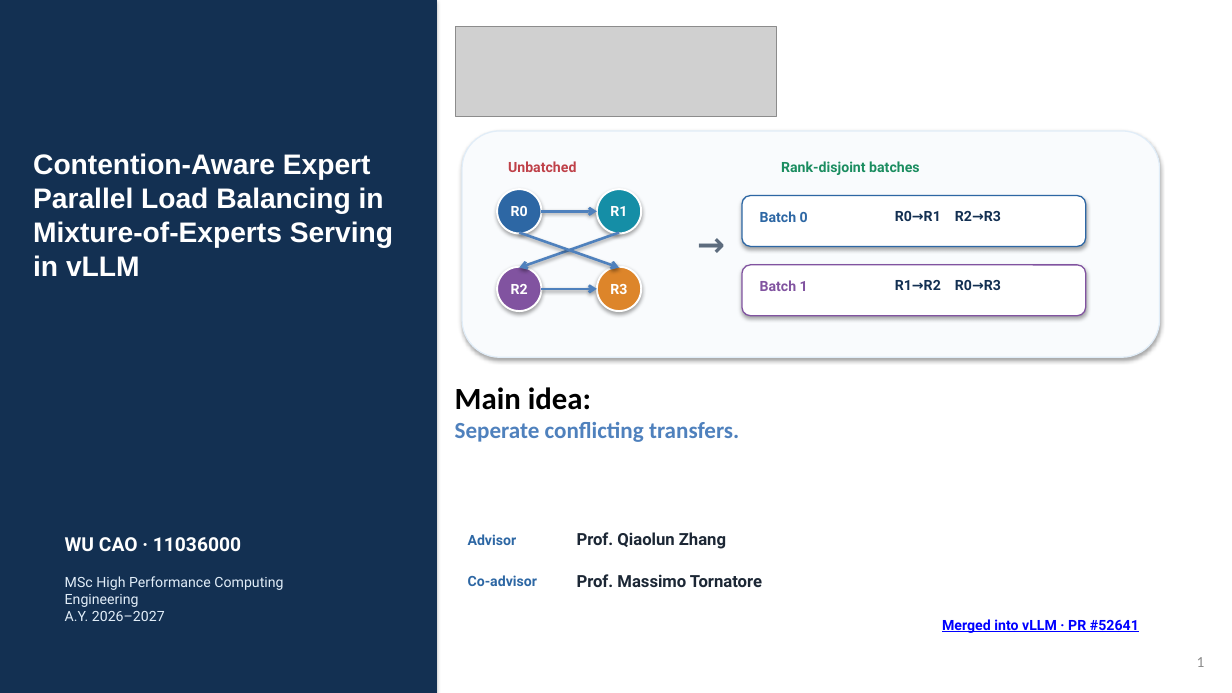
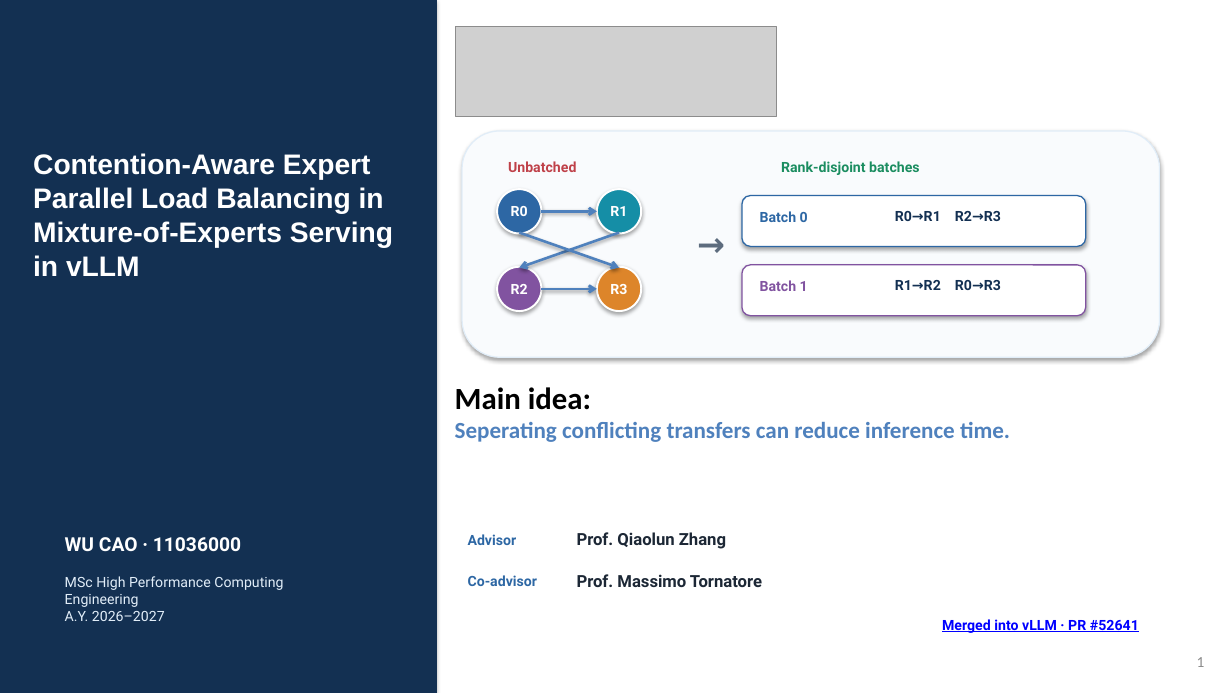
Before and after one commit to DOCCA0/vllm, a slide deck: slide 1 of benchmarks/eplb_rebalance/presentation/wucao_eplb.pptx. Drawn at 1232x693 pixels with LibreOffice and Linux fonts; fonts in the diff are those of the drawing; grey boxes stand for pictures. Boxes give left, top, right and bottom in pixels: in the first picture for what was removed or moved away, otherwise in the second. Text is boxed around its words. In the diff, an @@ line names an element or a change of style, - is before the commit and + after.

```diff
--- a/benchmarks/eplb_rebalance/presentation/wucao_eplb.pptx
+++ b/benchmarks/eplb_rebalance/presentation/wucao_eplb.pptx
@@ text at [455,422,1010,442]: text changed @@
-Seperate conflicting transfers.
+Seperating conflicting transfers can reduce inference time.
```
Also in this commit, not shown: 9 other slides changed, 1 slide removed.
